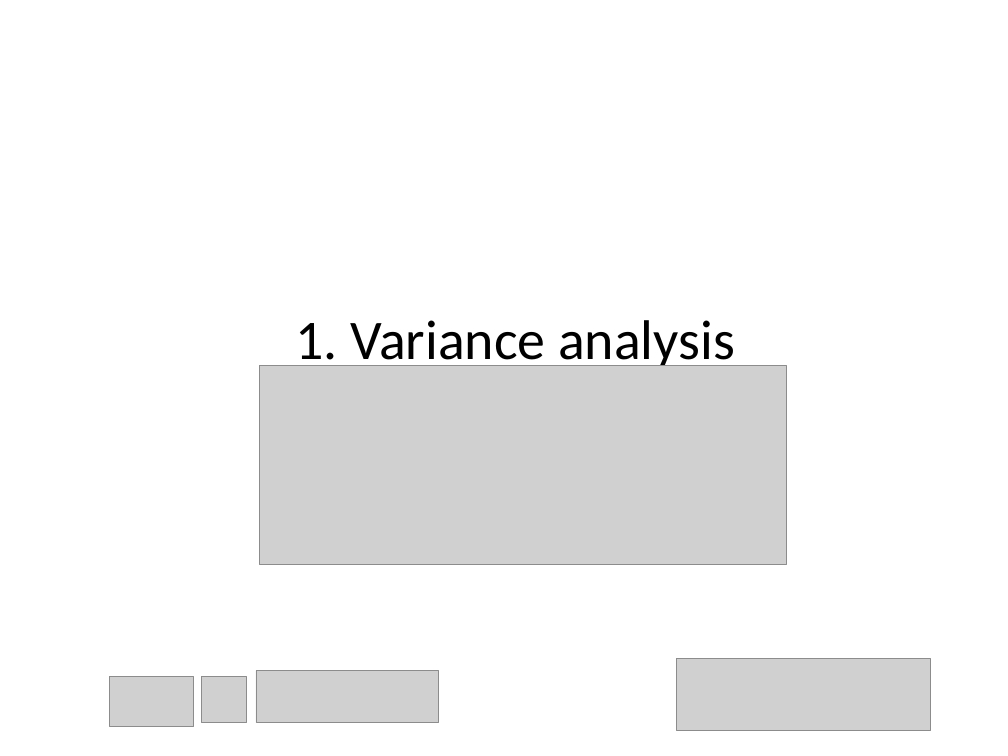
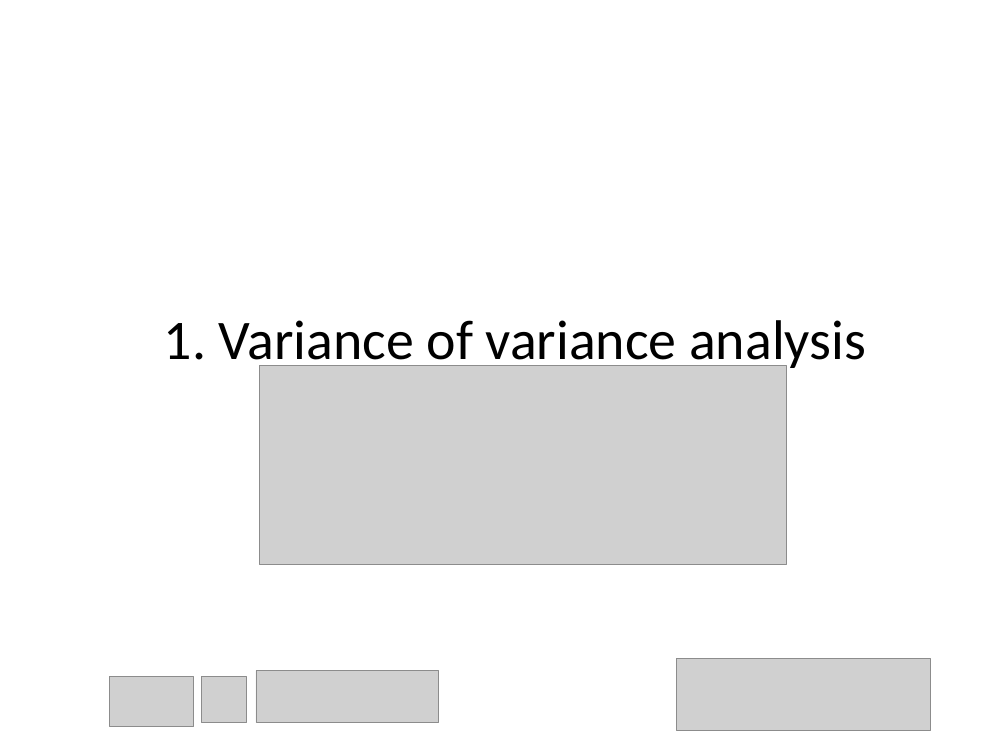
Before and after one commit to chartgerink/talks, a slide deck: slide 9 of 2015_2016/20160529 aps/how_to_detect_data_fab.odp. Drawn at 1008x756 pixels with LibreOffice and Linux fonts; fonts in the diff are those of the drawing; grey boxes stand for pictures. Boxes give left, top, right and bottom in pixels: in the first picture for what was removed or moved away, otherwise in the second. Text is boxed around its words. In the diff, an @@ line names an element or a change of style, - is before the commit and + after.

```diff
--- a/2015_2016/20160529 aps/how_to_detect_data_fab.odp
+++ b/2015_2016/20160529 aps/how_to_detect_data_fab.odp
@@ title at box(164, 320, 866, 373): text changed @@
-1. Variance analysis
+1. Variance of variance analysis
```
Also in this commit, not shown: 16 other slides changed, 3 slides added, 3 slides removed, 1 other file.
